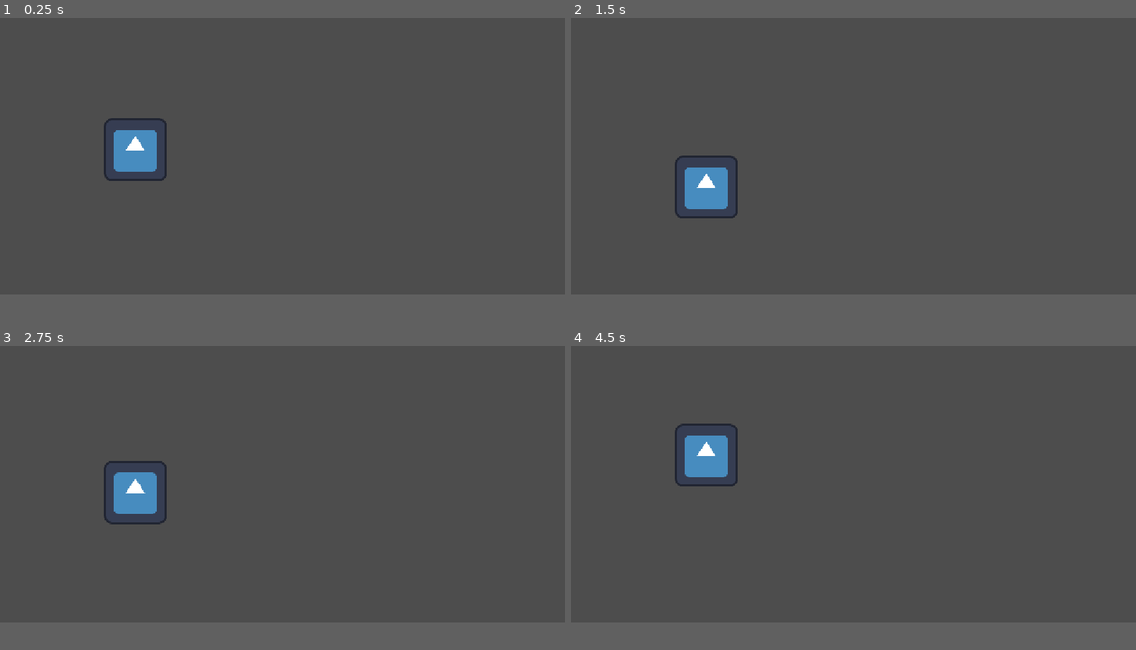
Above: before the commit, frames 1-4 (two rows, left to right).
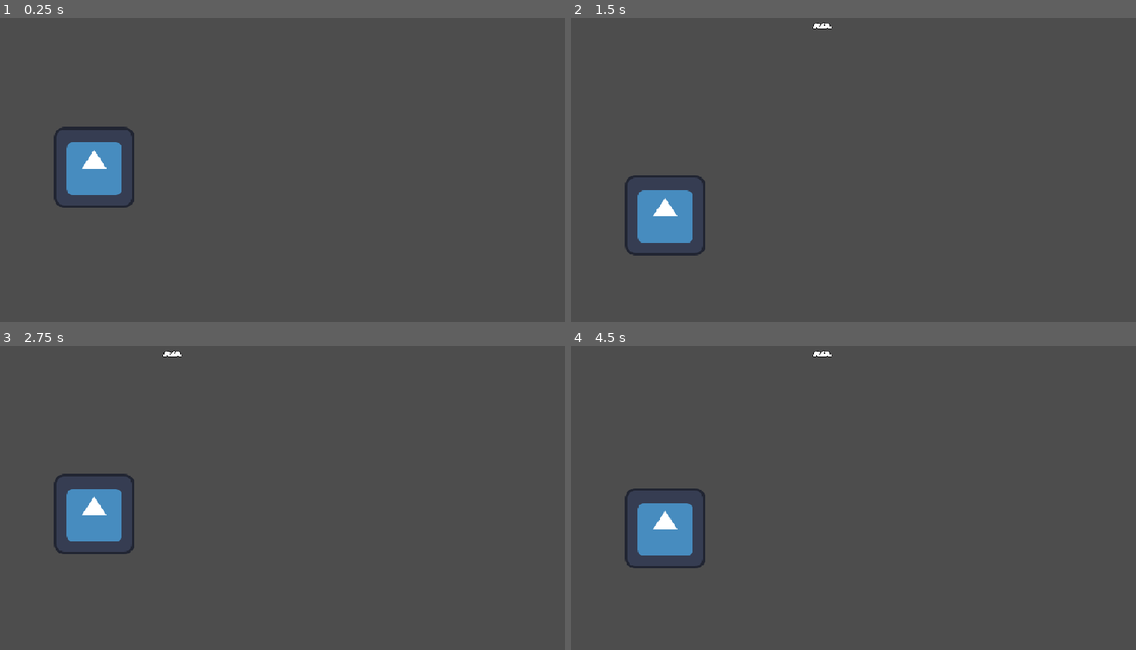
Above: after the commit, the same moments.

Repository: panchoidegamer2/Innocents-and-dragons
Game: Godot game, scene res://scenes/game.tscn
The game is run twice, just before and just after one commit, with the same random seed, the same clock (stepped at 60 frames per second) and the same inputs. The engine's default icon, where the game draws it, is replaced by a stand-in: a white triangle on a blue panel in a dark square.
Inputs:
- Up to frame 1 (0.25 s): no input
- Up to frame 2 (1.5 s): tap Space (volar) at 0.6, 1.35 s
- Up to frame 3 (2.75 s): tap Space (volar) at 2.1 s
- Up to frame 4 (4.5 s): tap Space (volar) at 2.85, 3.6, 4.35 s
The window is 800x450 before the commit and 800x489 after it. Grey fills any space a smaller window leaves; there, only what the larger window draws over its background counts as a difference.

The runs differ from the first frame. In frame 1, 3.1% of the frame differs, in the area x 9-30%, y 32-63%; in frame 2, 3.2%; in frame 3, 3.1%; in frame 4, 3.5%, in the area x 9-47%, y 1-74%.

Commit message:
nubes random y se mueven

Diff:
--- a/project.godot
+++ b/project.godot
@@ -15,8 +15,14 @@
 config/features=PackedStringArray("4.7", "Forward Plus")
 config/icon="res://assets/icon.svg"
 
+[debug]
+
+gdscript/warnings/untyped_declaration=1
+
 [display]
 
+window/size/viewport_width=900
+window/size/viewport_height=550
 window/stretch/mode="canvas_items"
 window/stretch/aspect="expand"
 
--- a/scenes/game.tscn
+++ b/scenes/game.tscn
@@ -22,7 +22,6 @@
 shape = SubResource("WorldBoundaryShape2D_vivx3")
 
 [node name="Timer" type="Timer" parent="." unique_id=179793184]
-wait_time = 5.0
 autostart = true
 
 [connection signal="body_entered" from="Area2D" to="Area2D" method="_on_body_entered"]
--- a/scenes/nube.tscn
+++ b/scenes/nube.tscn
@@ -23,6 +23,7 @@
 
 [node name="nube" type="Area2D" unique_id=443288460]
 script = ExtResource("1_c0gxb")
+velocidad_nube = 500
 
 [node name="CollisionShape2D" type="CollisionShape2D" parent="." unique_id=870137776]
 position = Vector2(0, 3.5)
@@ -31,4 +32,7 @@
 [node name="AnimatedSprite2D" type="AnimatedSprite2D" parent="." unique_id=270350435]
 sprite_frames = SubResource("SpriteFrames_k3tv6")
 
+[node name="VisibleOnScreenNotifier2D" type="VisibleOnScreenNotifier2D" parent="." unique_id=1330028607]
+
 [connection signal="body_entered" from="." to="." method="_on_body_entered"]
+[connection signal="screen_exited" from="VisibleOnScreenNotifier2D" to="." method="_on_visible_on_screen_notifier_2d_screen_exited"]
--- a/scripts/game.gd
+++ b/scripts/game.gd
@@ -1,6 +1,9 @@
 extends Node2D
 
+#precarga la escena de nube para tenerla siempre a mano
 const nube = preload("res://scenes/nube.tscn")
+#los puntos de spawn en un array
+var spawns: Array = [Vector2(500,200), Vector2(500,0), Vector2(500,-200)]
 
 # Called when the node enters the scene tree for the first time.
 func _ready() -> void:
@@ -12,5 +15,6 @@
 
 
 func _on_timer_timeout() -> void:
-	var instance = nube.instantiate()
+	var instance : Area2D = nube.instantiate()
+	instance.position = spawns.pick_random()
 	add_child(instance)
--- a/scripts/nube.gd
+++ b/scripts/nube.gd
@@ -1,16 +1,21 @@
 extends Area2D
 
 @onready var jugador: CharacterBody2D = $"../jugador"
-
+@export var velocidad_nube:int
+# var padre = get_parent()
 # Called when the node enters the scene tree for the first time.
 func _ready() -> void:
-	print(jugador)
-
-# Called every frame. 'delta' is the elapsed time since the previous frame.
-func _process(_delta: float) -> void:
 	pass
 
+# delta es el tiempo desde el anterior frame.
+func _process(delta: float) -> void:
+	#mueve a la nube por la velocidad dada multiplicado por delta
+	position = position - Vector2(velocidad_nube * delta,0)
 
 func _on_body_entered(_body: Node2D) -> void:
 	jugador.puede_volar = false
 	print("adios")
+
+
+func _on_visible_on_screen_notifier_2d_screen_exited() -> void:
+	queue_free()
